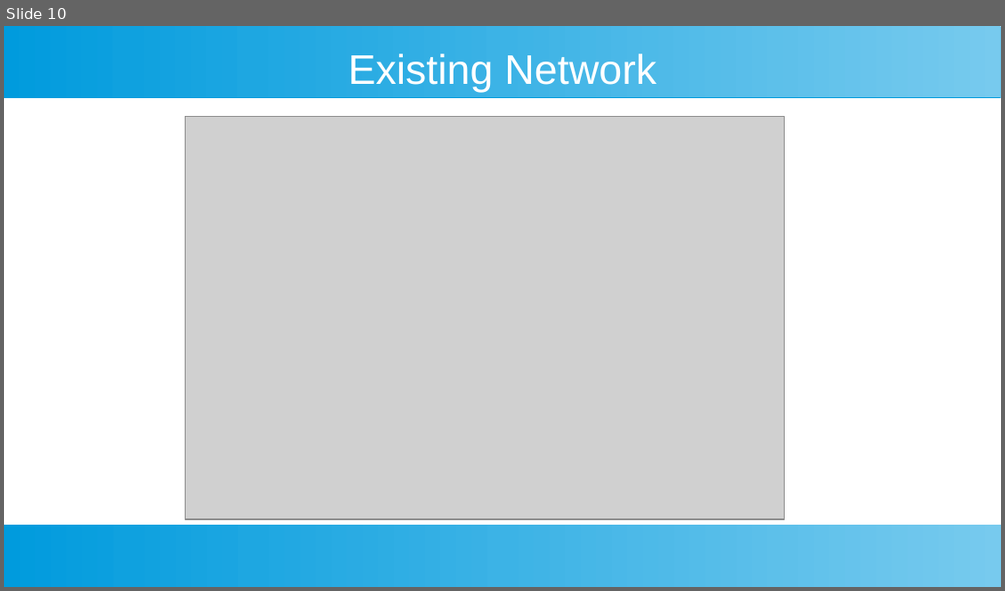
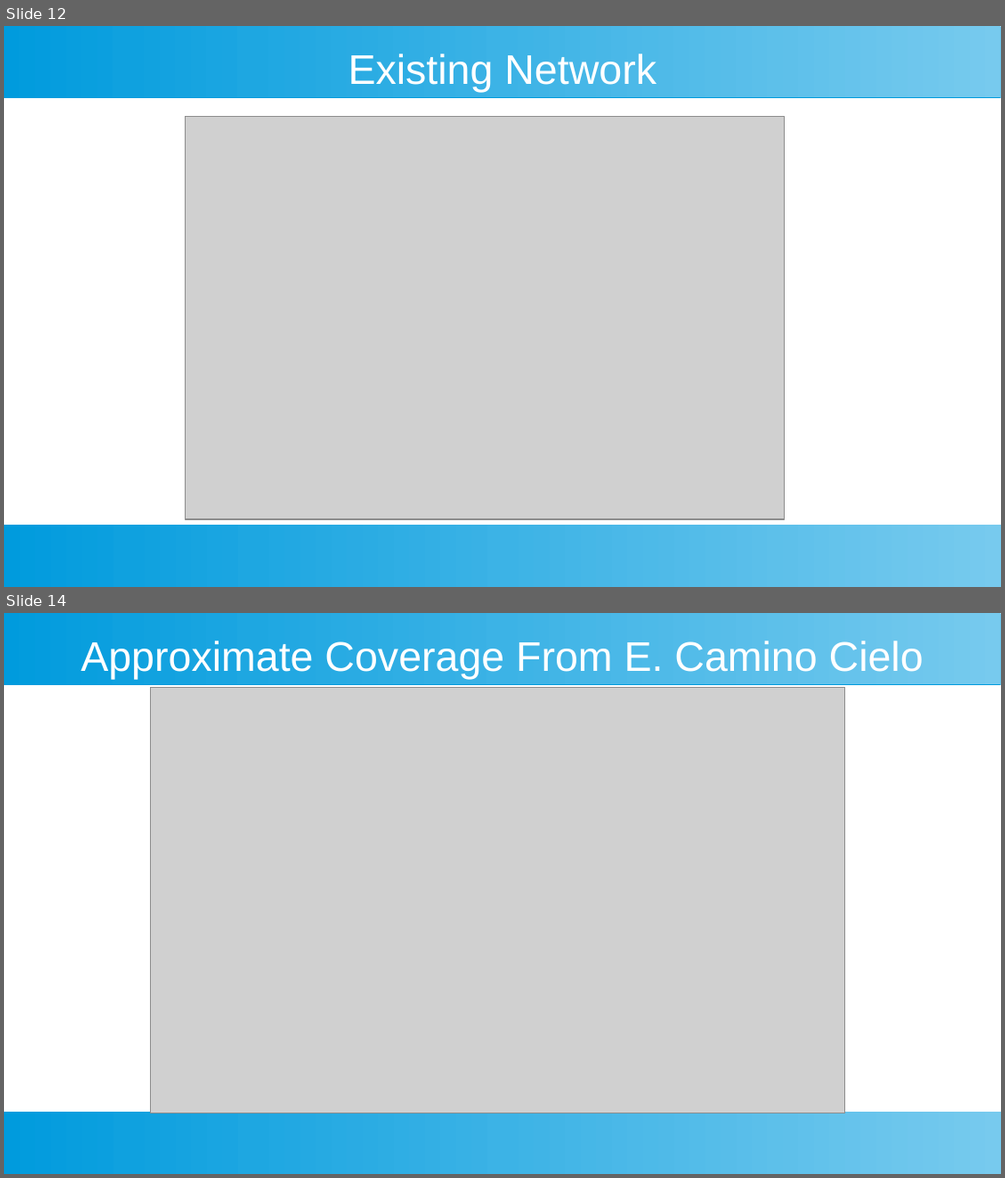
Before and after one commit to slapplebags/meshtastic-presentation, a slide deck: meshtestic presentation.odp. Shown one above the other, each under a label of ours: slide 10 before the commit, slides 12 and 14 after it; the slides between them are not shown. The pictures are 1005x591 and 1005x1178 pixels, drawn with LibreOffice and Linux fonts; fonts in the diff are those of the drawing; grey boxes stand for pictures. Boxes give left, top, right and bottom in pixels: in the first picture for what was removed or moved away, otherwise in the second. Text is boxed around its words. In the diff, an @@ line names an element or a change of style, - is before the commit and + after.

```diff
--- a/meshtestic presentation.odp
+++ b/meshtestic presentation.odp
@@ slide 14 added at box(4, 613, 1001, 1174), background #FFFFFF; not listed: 2 template elements that a slide beside it also shows @@
@@ title added at box(81, 641, 923, 679), 33 pt, text #FFFFFF @@
+Approximate Coverage From E. Camino Cielo
@@ picture added at box(151, 687, 844, 1113) @@
@@ what was slide 10 is now slide 12 @@
```
Also in this commit, not shown: 5 slides changed, 4 other slides added, 1 slide removed.
